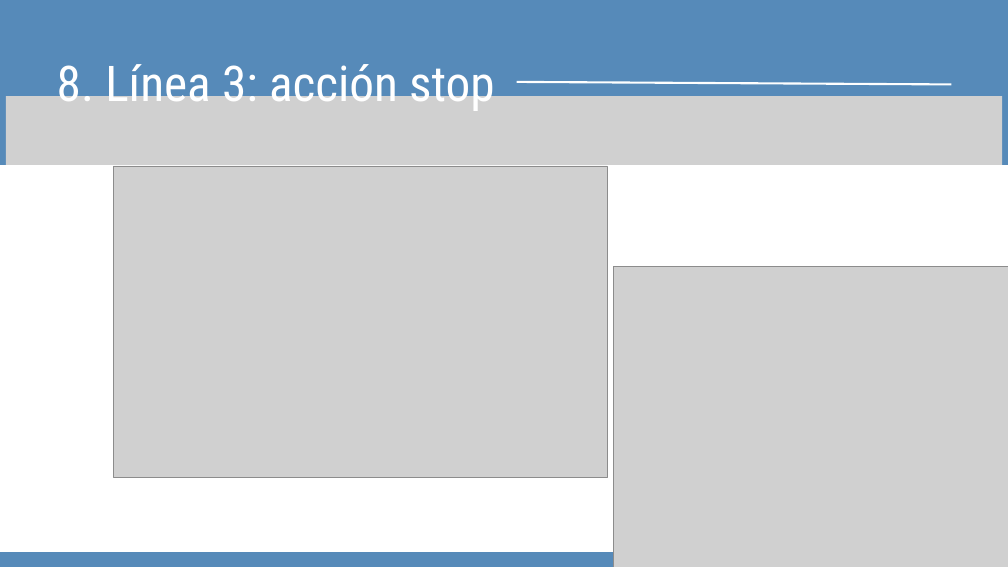
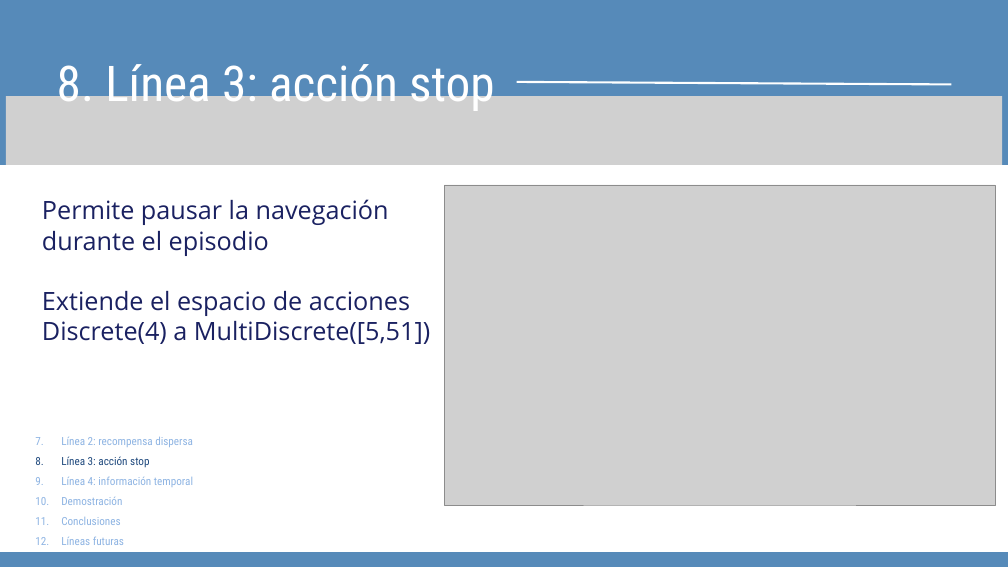
Before and after one commit to davidsolero/TFG-Coppelia-Reinforcement-Learning, a slide deck: slide 12 of redaccion/defensa/Presentación Trabajo Final Tesis Profesional Moderna Sencilla Azul .pptx (slide 13 before the commit). Drawn at 1008x567 pixels with LibreOffice and Linux fonts; fonts in the diff are those of the drawing; grey boxes stand for pictures. Boxes give left, top, right and bottom in pixels: in the first picture for what was removed or moved away, otherwise in the second. Text is boxed around its words. In the diff, an @@ line names an element or a change of style, - is before the commit and + after.

```diff
--- a/redaccion/defensa/Presentación Trabajo Final Tesis Profesional Moderna Sencilla Azul .pptx
+++ b/redaccion/defensa/Presentación Trabajo Final Tesis Profesional Moderna Sencilla Azul .pptx
@@ picture removed at [113, 166, 607, 477] @@
@@ text added at [42, 199, 430, 344], 36 pt, text #1A2161 @@
+Permite pausar la navegación durante el episodio
+Extiende el espacio de acciones Discrete(4) a MultiDiscrete([5,51])
@@ picture added at [444, 185, 994, 505] @@
@@ picture removed at [613, 267, 1008, 567] @@
@@ text added at [61, 436, 193, 545], 16 pt, text #8EB4E3 @@
+  7. Línea 2: recompensa dispersa
+  8. Línea 3: acción stop
+  9. Línea 4: información temporal
+  10. Demostración
+  11. Conclusiones
+  12. Líneas futuras
```
Also in this commit, not shown: 7 other slides changed, 2 slides added.
